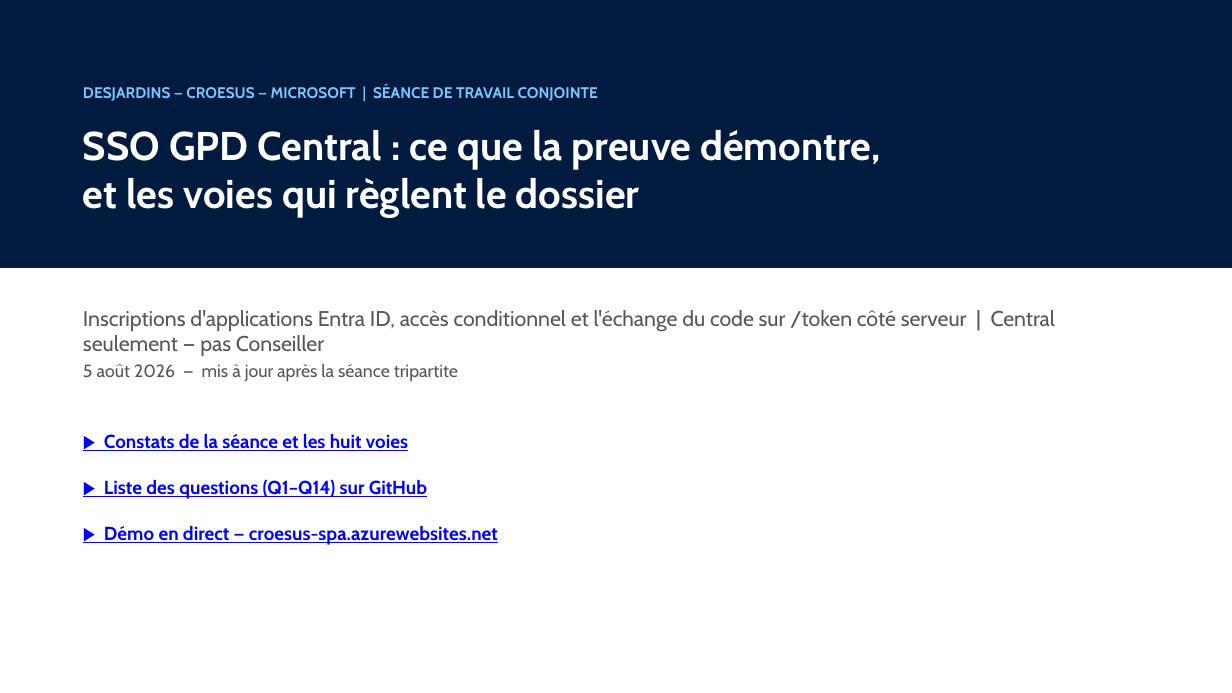
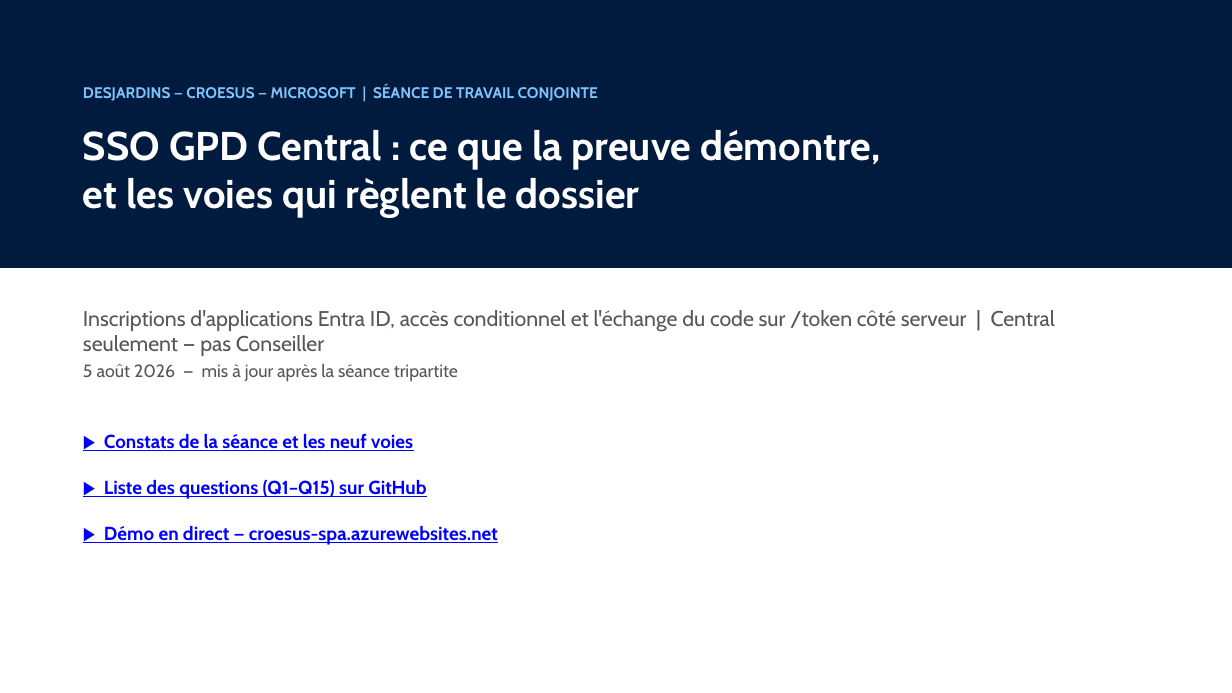
Before and after one commit to devopsabcs-engineering/croesus, a slide deck: slide 1 of docs/deck/croesus-session-deck-fr.pptx. Drawn at 1232x693 pixels with LibreOffice and Linux fonts; fonts in the diff are those of the drawing. Boxes give left, top, right and bottom in pixels: in the first picture for what was removed or moved away, otherwise in the second. Text is boxed around its words. In the diff, an @@ line names an element or a change of style, - is before the commit and + after.

```diff
--- a/docs/deck/croesus-session-deck-fr.pptx
+++ b/docs/deck/croesus-session-deck-fr.pptx
@@ text at box(104, 434, 413, 451): text changed @@
-▶ Constats de la séance et les huit voies
+▶ Constats de la séance et les neuf voies
@@ text at box(104, 480, 426, 499): text changed @@
-▶ Liste des questions (Q1–Q14) sur GitHub
+▶ Liste des questions (Q1–Q15) sur GitHub
```
Also in this commit, not shown: 10 other slides changed, 4 other files.
